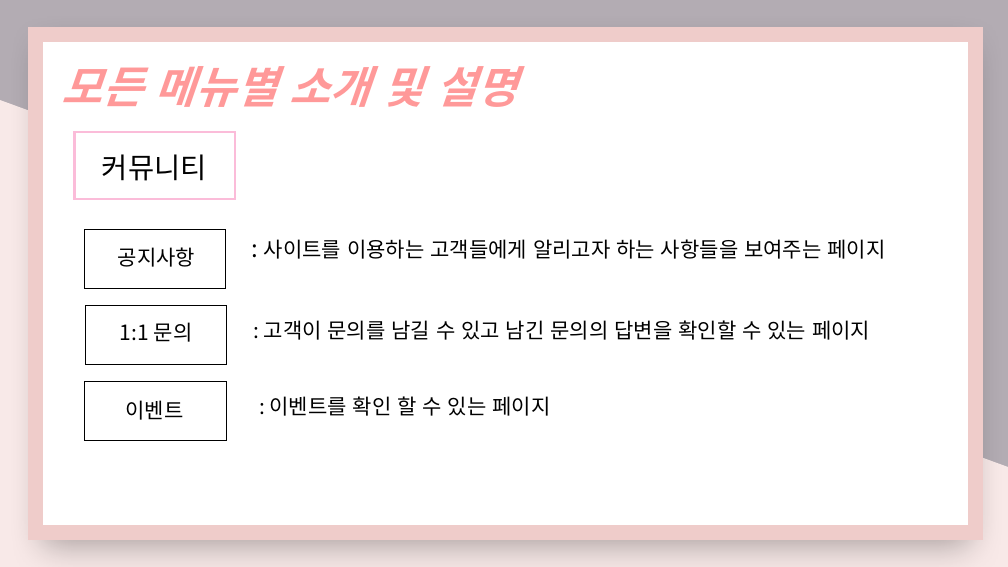
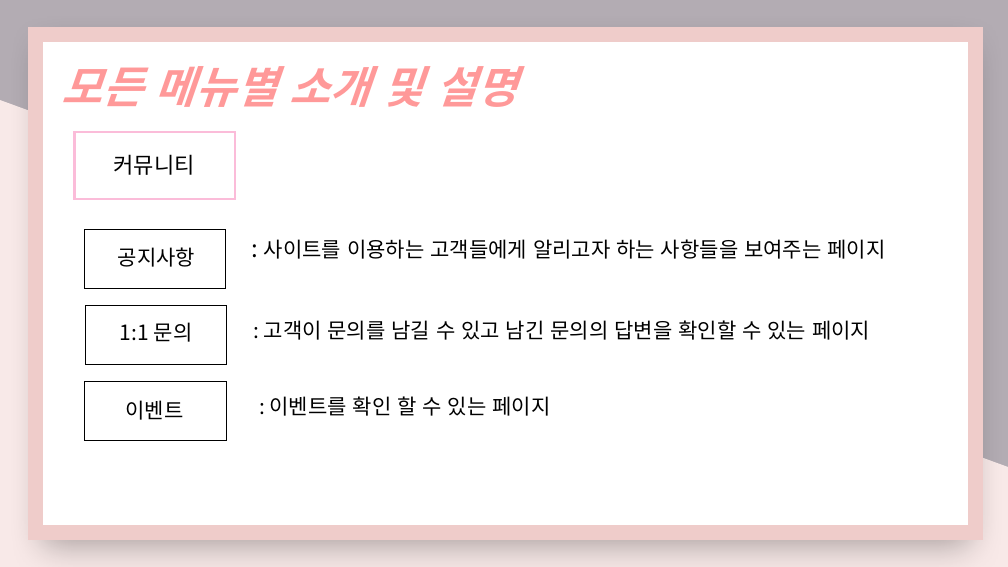
Before and after one commit to nimi2838/thecare, a slide deck: slide 28 of 졸작 기획서.pptx (slide 29 before the commit). Drawn at 1008x567 pixels with LibreOffice and Linux fonts; fonts in the diff are those of the drawing. Boxes give left, top, right and bottom in pixels: in the first picture for what was removed or moved away, otherwise in the second. Text is boxed around its words. In the diff, an @@ line names an element or a change of style, - is before the commit and + after.

```diff
--- a/졸작 기획서.pptx
+++ b/졸작 기획서.pptx
@@ text "커뮤니티" at [114,154,195,175]: size 27.1 to 21 pt @@
```
Also in this commit, not shown: 4 other slides changed, 1 slide removed.
